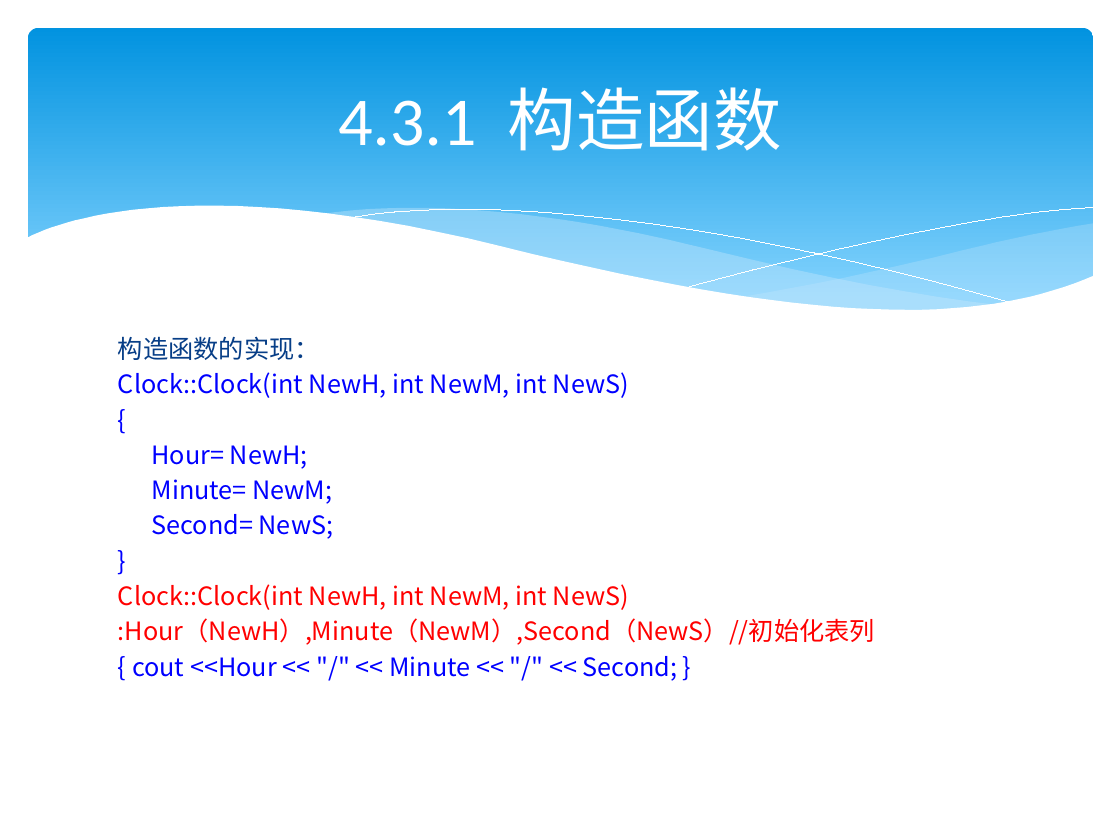
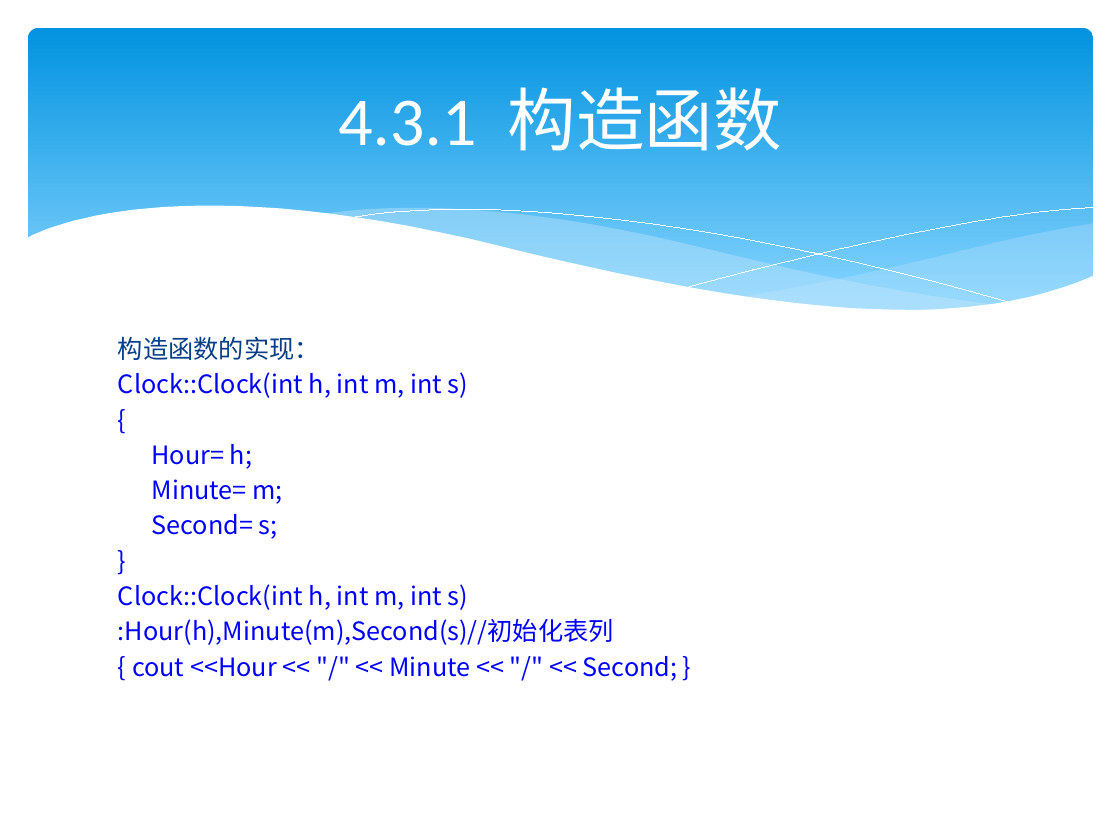
Before and after one commit to lamplight8/cpp, a slide deck: slide 22 of ppt/ch04_类与对象.pptx. Drawn at 1120x840 pixels with LibreOffice and Linux fonts; fonts in the diff are those of the drawing. Boxes give left, top, right and bottom in pixels: in the first picture for what was removed or moved away, otherwise in the second. Text is boxed around its words. In the diff, an @@ line names an element or a change of style, - is before the commit and + after.

```diff
--- a/ppt/ch04_类与对象.pptx
+++ b/ppt/ch04_类与对象.pptx
@@ text at (118,372,468,398): text changed @@
-Clock::Clock(int NewH, int NewM, int NewS)
+Clock::Clock(int h, int m, int s)
@@ text at (152,444,282,539): text changed @@
-Hour= NewH;
-Minute= NewM;
-Second= NewS;
+Hour= h;
+Minute= m;
+Second= s;
@@ text at (118,584,614,645): text changed; text colour #FF0000 to #0000FF @@
-Clock::Clock(int NewH, int NewM, int NewS)
-:Hour（NewH）,Minute（NewM）,Second（NewS）//初始化表列
+Clock::Clock(int h, int m, int s)
+:Hour(h),Minute(m),Second(s)//初始化表列
```
Also in this commit, not shown: 9 other slides changed, 43 other files.
